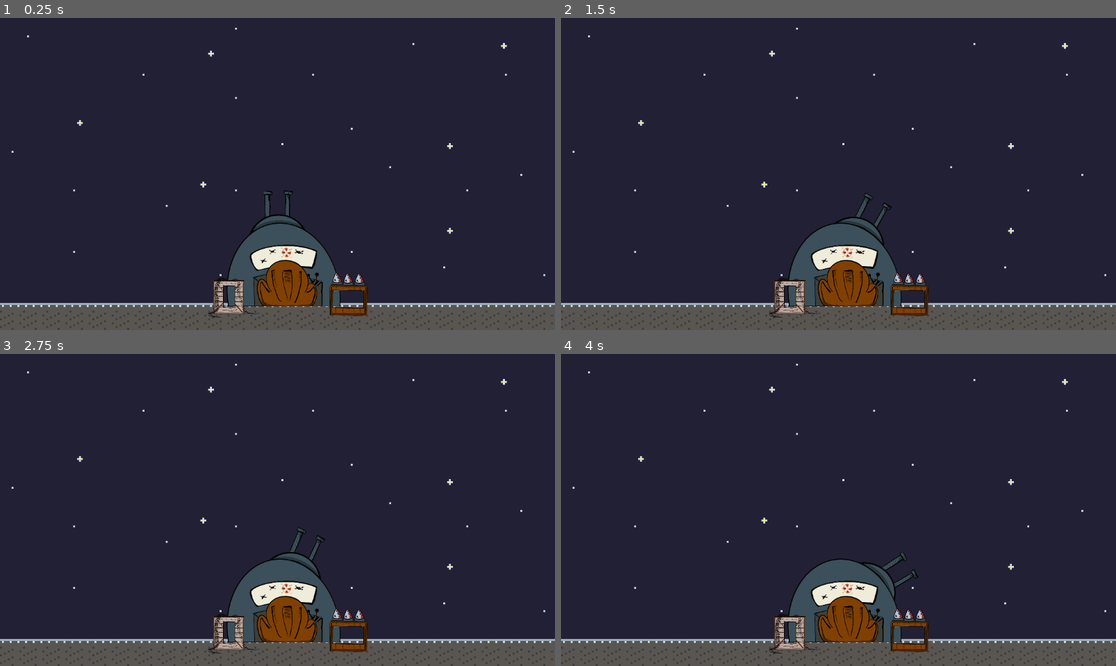
Above: before the commit, frames 1-4 (two rows, left to right).
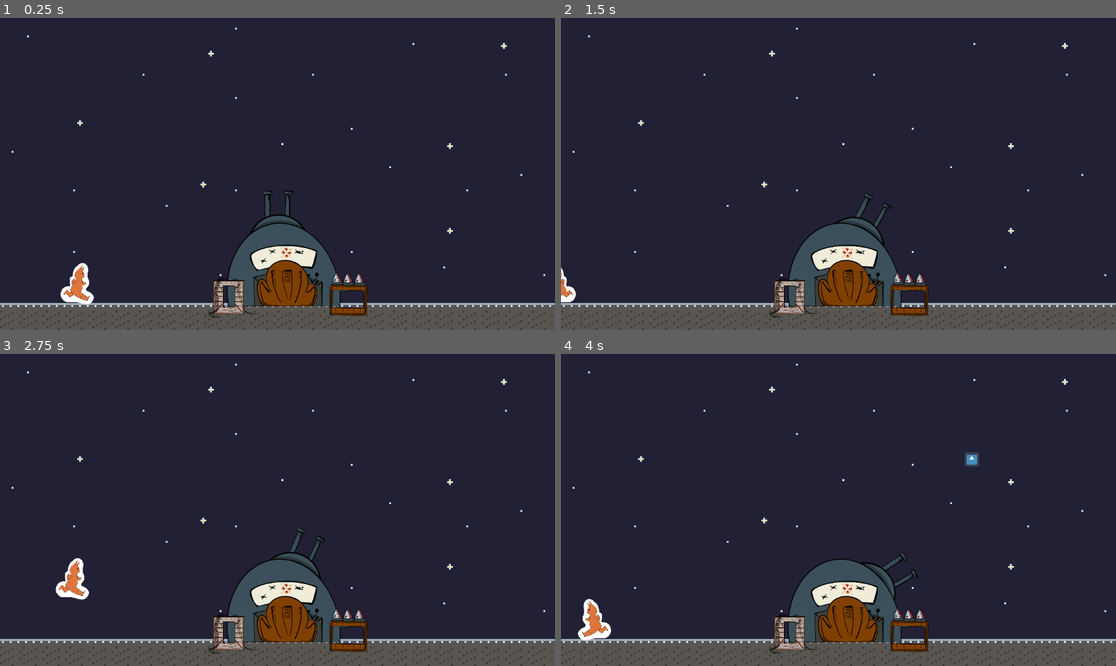
Above: after the commit, the same moments.

Repository: agoryu/galacticDefender
Game: Godot game, scene res://Level/Level.tscn
Same seed, same stepped clock (60 frames per second), same inputs: the game is played once before the commit and once after it. The engine's default icon, where the game draws it, is replaced by a stand-in: a white triangle on a blue panel in a dark square.
Inputs:
- Up to frame 1 (0.25 s): no input
- Up to frame 2 (1.5 s): tap Enter (ui_accept) at 0.5, 0.77 s; hold A (p2_left, bound only after the commit) 0.53-1.28 s; hold Right (ui_right) from 0.53 s (still down); tap W (p2_accept, bound only after the commit) at 0.6 s; tap A (p2_left, bound only after the commit) at 1.35 s
- Up to frame 3 (2.75 s): tap Enter (ui_accept) at 1.52 s; tap D (p2_right, bound only after the commit) at 1.55 s; release Right (ui_right) at 2.03 s; hold Left (ui_left) from 2.03 s (still down); hold D (p2_right, bound only after the commit) from 2.03 s (still down); tap W (p2_accept, bound only after the commit) at 2.3 s
- Up to frame 4 (4 s): release Left (ui_left) at 2.78 s; release D (p2_right, bound only after the commit) at 2.78 s; hold Right (ui_right) from 2.78 s (still down); tap W (p2_accept, bound only after the commit) at 2.85 s; tap Enter (ui_accept) at 3.02, 3.77 s; tap A (p2_left, bound only after the commit) at 3.05 s; hold A (p2_left, bound only after the commit) from 3.53 s (still down); tap D (p2_right, bound only after the commit) at 3.8 s

The runs differ from the first frame. In frame 1, 0.5% of the frame differs, in the area x 10-18%, y 78-92%; in frame 2, 0.2%; in frame 3, 0.5%; in frame 4, 0.6%, in the area x 3-76%, y 31-92%.

Commit message:
feat: ajout du worker

Diff:
--- a/Character/Enemy/asteroid.gd
+++ b/Character/Enemy/asteroid.gd
@@ -10,7 +10,6 @@
 func _on_visible_on_screen_notifier_2d_screen_exited() -> void:
 	queue_free()
 
-
 func _on_area_2d_body_entered(body: Node2D) -> void:
 	Game.life -= damage
 	queue_free()
--- a/Character/Shooter/Bullet/bullet.gd
+++ b/Character/Shooter/Bullet/bullet.gd
@@ -4,6 +4,7 @@
 @export var damage = 1
 
 @onready var sprite:= $AnimatedSprite2D
+@onready var cartridge_constructor = preload("res://Static/Cartridge/Cartridge.tscn")
 
 func _ready():
 	sprite.play("default")
@@ -19,4 +20,7 @@
 	body.life -= damage
 	if body.life <= 0:
 		body.queue_free()
+		var cartridge = cartridge_constructor.instantiate()
+		cartridge.global_position = global_position
+		get_parent().add_child(cartridge)
 	queue_free()
--- /dev/null
+++ b/Character/Worker/Worker.tscn
@@ -0,0 +1,32 @@
+[gd_scene load_steps=5 format=3 uid="uid://bipb6s1qiv8kd"]
+
+[ext_resource type="Script" uid="uid://qjpkjyur5ksj" path="res://Character/Worker/worker.gd" id="1_am8m1"]
+[ext_resource type="Texture2D" uid="uid://up07lobniyhc" path="res://Character/Worker/Chat_run.png" id="1_wme4g"]
+
+[sub_resource type="RectangleShape2D" id="RectangleShape2D_wme4g"]
+size = Vector2(32, 72)
+
+[sub_resource type="RectangleShape2D" id="RectangleShape2D_am8m1"]
+size = Vector2(20, 64)
+
+[node name="Worker" type="CharacterBody2D"]
+collision_layer = 2
+script = ExtResource("1_am8m1")
+
+[node name="CollisionShape2D" type="CollisionShape2D" parent="."]
+position = Vector2(0, 4)
+shape = SubResource("RectangleShape2D_wme4g")
+
+[node name="Sprite2D" type="Sprite2D" parent="."]
+scale = Vector2(0.1, 0.1)
+texture = ExtResource("1_wme4g")
+
+[node name="Area2D" type="Area2D" parent="."]
+collision_layer = 2
+collision_mask = 16
+
+[node name="CollisionShape2D" type="CollisionShape2D" parent="Area2D"]
+position = Vector2(0, 8)
+shape = SubResource("RectangleShape2D_am8m1")
+
+[connection signal="body_entered" from="Area2D" to="." method="_on_area_2d_body_entered"]
--- /dev/null
+++ b/Character/Worker/worker.gd
@@ -0,0 +1,34 @@
+extends CharacterBody2D
+
+@export var speed: float = 200.0
+@export var jump_velocity: float = -400.0
+@export var max_mun = 6
+
+@onready var gravity: float = ProjectSettings.get_setting("physics/2d/default_gravity")
+
+var mun = 0
+
+func _physics_process(delta):
+	var velocity = self.velocity
+
+	# Mouvement gauche/droite
+	var direction = Input.get_action_strength("p2_right") - Input.get_action_strength("p2_left")
+	velocity.x = direction * speed
+	if direction != 0:
+		$Sprite2D.flip_h = direction < 0
+
+	# Appliquer la gravité
+	if not is_on_floor():
+		velocity.y += gravity * delta
+	else:
+		# Saut
+		if Input.is_action_just_pressed("p2_accept"):
+			velocity.y = jump_velocity
+
+	self.velocity = velocity
+	move_and_slide()
+
+func _on_area_2d_body_entered(body: Node2D) -> void:
+	if body.value + mun <= max_mun:
+		mun += body.value
+		body.queue_free()
--- a/Level/Level.tscn
+++ b/Level/Level.tscn
@@ -1,10 +1,10 @@
-[gd_scene load_steps=7 format=4 uid="uid://q8j5i05gxix8"]
+[gd_scene load_steps=8 format=4 uid="uid://q8j5i05gxix8"]
 
 [ext_resource type="Texture2D" uid="uid://c2e230hb3kqas" path="res://Level/Background.png" id="1_a526m"]
-[ext_resource type="Script" uid="uid://b1amb5yof47n" path="res://Level/level.gd" id="1_i5eh5"]
 [ext_resource type="PackedScene" uid="uid://br5fnl4nn8rlj" path="res://Character/Shooter/Shooter.tscn" id="2_r3cbp"]
 [ext_resource type="PackedScene" uid="uid://bvfymy5t32du3" path="res://Level/Spawner/AsteroidSpawner.tscn" id="3_cyxyq"]
 [ext_resource type="PackedScene" uid="uid://ksbdxjiwbk84" path="res://Base/Base.tscn" id="3_i5eh5"]
+[ext_resource type="PackedScene" uid="uid://bipb6s1qiv8kd" path="res://Character/Worker/Worker.tscn" id="5_5noo7"]
 
 [sub_resource type="TileSetAtlasSource" id="TileSetAtlasSource_r3cbp"]
 texture = ExtResource("1_a526m")
@@ -29,7 +29,6 @@
 sources/1 = SubResource("TileSetAtlasSource_r3cbp")
 
 [node name="Level" type="Node2D"]
-script = ExtResource("1_i5eh5")
 
 [node name="TileMapLayer" type="TileMapLayer" parent="."]
 texture_filter = 1
@@ -45,3 +44,6 @@
 scale = Vector2(0.27, 0.27)
 
 [node name="AsteroidSpawner" parent="." instance=ExtResource("3_cyxyq")]
+
+[node name="Worker" parent="." instance=ExtResource("5_5noo7")]
+position = Vector2(160, 544)
--- a/Level/level.gd
+++ /dev/null
@@ -1 +0,0 @@
-extends Node2D
--- /dev/null
+++ b/Static/Cartridge/Cartridge.tscn
@@ -0,0 +1,18 @@
+[gd_scene load_steps=4 format=3 uid="uid://dskxup7m7k18x"]
+
+[ext_resource type="Script" uid="uid://d37r0ei3u4tdk" path="res://Static/Cartridge/cartridge.gd" id="1_6xw8h"]
+[ext_resource type="Texture2D" uid="uid://cca36ifi80l3e" path="res://icon.svg" id="1_80s7r"]
+
+[sub_resource type="RectangleShape2D" id="RectangleShape2D_6xw8h"]
+
+[node name="Cartridge" type="RigidBody2D"]
+collision_layer = 16
+script = ExtResource("1_6xw8h")
+
+[node name="CollisionShape2D" type="CollisionShape2D" parent="."]
+shape = SubResource("RectangleShape2D_6xw8h")
+
+[node name="Sprite2D" type="Sprite2D" parent="."]
+position = Vector2(-2.38419e-07, 0)
+scale = Vector2(0.25, 0.25)
+texture = ExtResource("1_80s7r")
--- /dev/null
+++ b/Static/Cartridge/cartridge.gd
@@ -0,0 +1,3 @@
+extends RigidBody2D
+
+@export var value = 2
--- a/project.godot
+++ b/project.godot
@@ -19,9 +19,28 @@
 
 Game="*res://Game/game.gd"
 
+[input]
+
+p2_left={
+"deadzone": 0.2,
+"events": [Object(InputEventKey,"resource_local_to_scene":false,"resource_name":"","device":-1,"window_id":0,"alt_pressed":false,"shift_pressed":false,"ctrl_pressed":false,"meta_pressed":false,"pressed":false,"keycode":0,"physical_keycode":65,"key_label":0,"unicode":113,"location":0,"echo":false,"script":null)
+]
+}
+p2_right={
+"deadzone": 0.2,
+"events": [Object(InputEventKey,"resource_local_to_scene":false,"resource_name":"","device":-1,"window_id":0,"alt_pressed":false,"shift_pressed":false,"ctrl_pressed":false,"meta_pressed":false,"pressed":false,"keycode":0,"physical_keycode":68,"key_label":0,"unicode":100,"location":0,"echo":false,"script":null)
+]
+}
+p2_accept={
+"deadzone": 0.2,
+"events": [Object(InputEventKey,"resource_local_to_scene":false,"resource_name":"","device":-1,"window_id":0,"alt_pressed":false,"shift_pressed":false,"ctrl_pressed":false,"meta_pressed":false,"pressed":false,"keycode":0,"physical_keycode":87,"key_label":0,"unicode":122,"location":0,"echo":false,"script":null)
+]
+}
+
 [layer_names]
 
 2d_physics/layer_1="base"
 2d_physics/layer_2="player"
 2d_physics/layer_3="enemy"
 2d_physics/layer_4="weapon"
+2d_physics/layer_5="cartridge"
Not shown: 1 places in Character/Enemy/Asteroid.tscn that only renumber resources
Not shown: 1 places in Character/Shooter/Bullet/Bullet.tscn that only renumber resources
Not shown: 1 places in Character/Shooter/Shooter.tscn that only renumber resources
Binary file added: Character/Worker/Chat_run.png
Not shown, added: Character/Worker/worker.gd.uid
Not shown, removed: Level/level.gd.uid
Not shown, added: Static/Cartridge/cartridge.gd.uid
